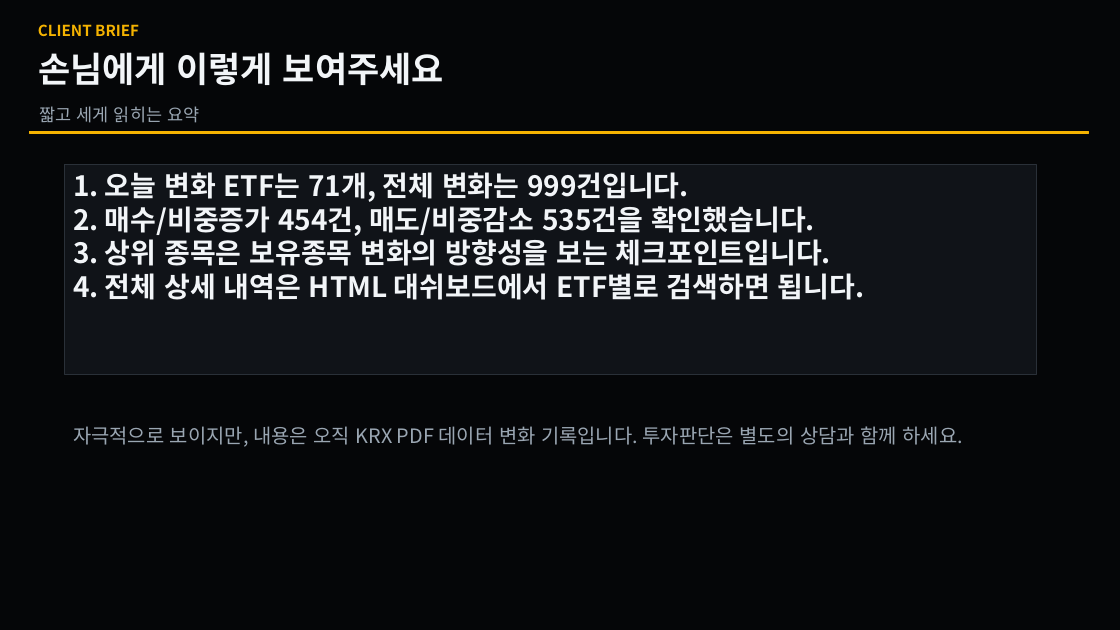
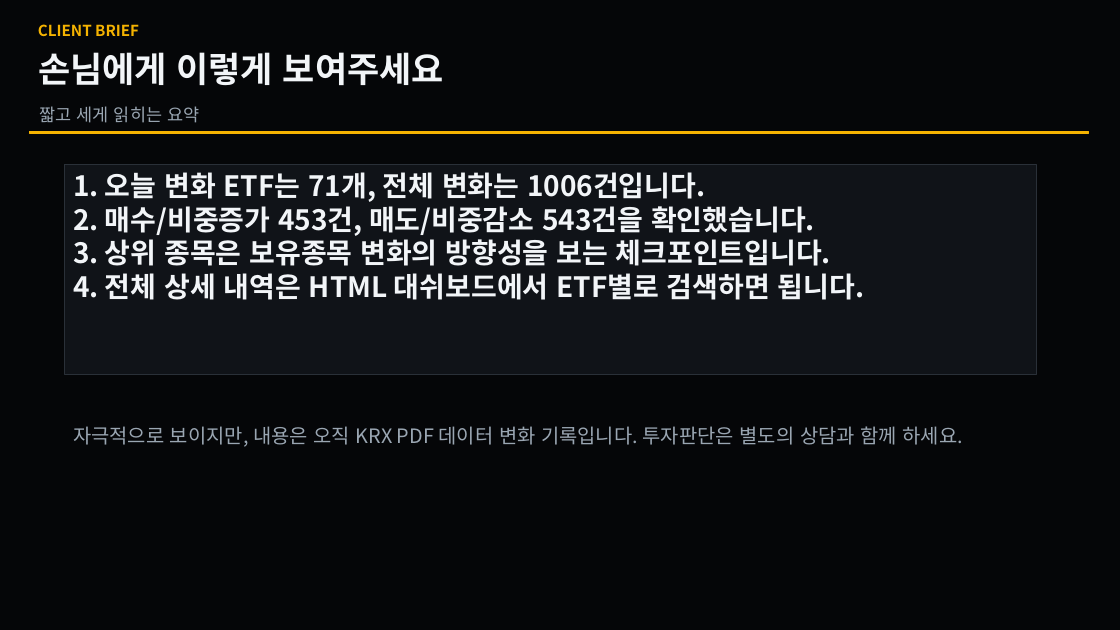
Before and after one commit to se2in/ETF_KRX, a slide deck: slide 5 of docs/latest_changes.pptx. Drawn at 1120x630 pixels with LibreOffice and Linux fonts; fonts in the diff are those of the drawing. Boxes give left, top, right and bottom in pixels: in the first picture for what was removed or moved away, otherwise in the second. Text is boxed around its words. In the diff, an @@ line names an element or a change of style, - is before the commit and + after.

```diff
--- a/docs/latest_changes.pptx
+++ b/docs/latest_changes.pptx
@@ text in rectangle at bbox=[73, 172, 815, 236]: text changed @@
-1. 오늘 변화 ETF는 71개, 전체 변화는 999건입니다.
-2. 매수/비중증가 454건, 매도/비중감소 535건을 확인했습니다.
+1. 오늘 변화 ETF는 71개, 전체 변화는 1006건입니다.
+2. 매수/비중증가 453건, 매도/비중감소 543건을 확인했습니다.
```
Also in this commit, not shown: 3 other slides changed, 1 other file.
